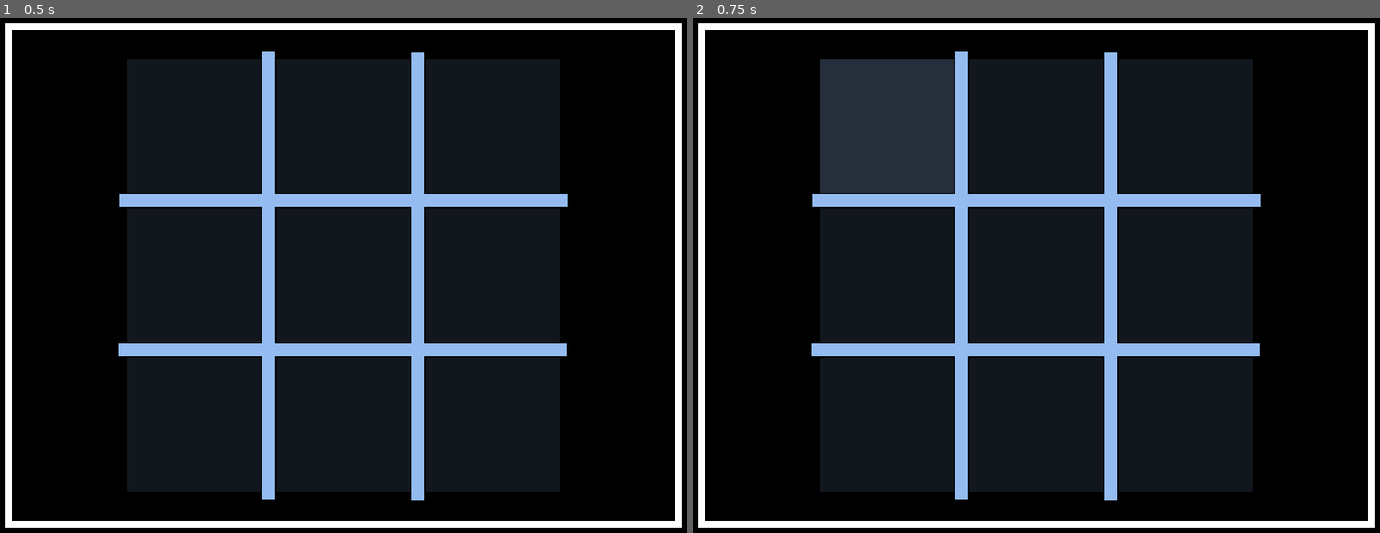
Above: before the commit, frames 1-2 (left to right).
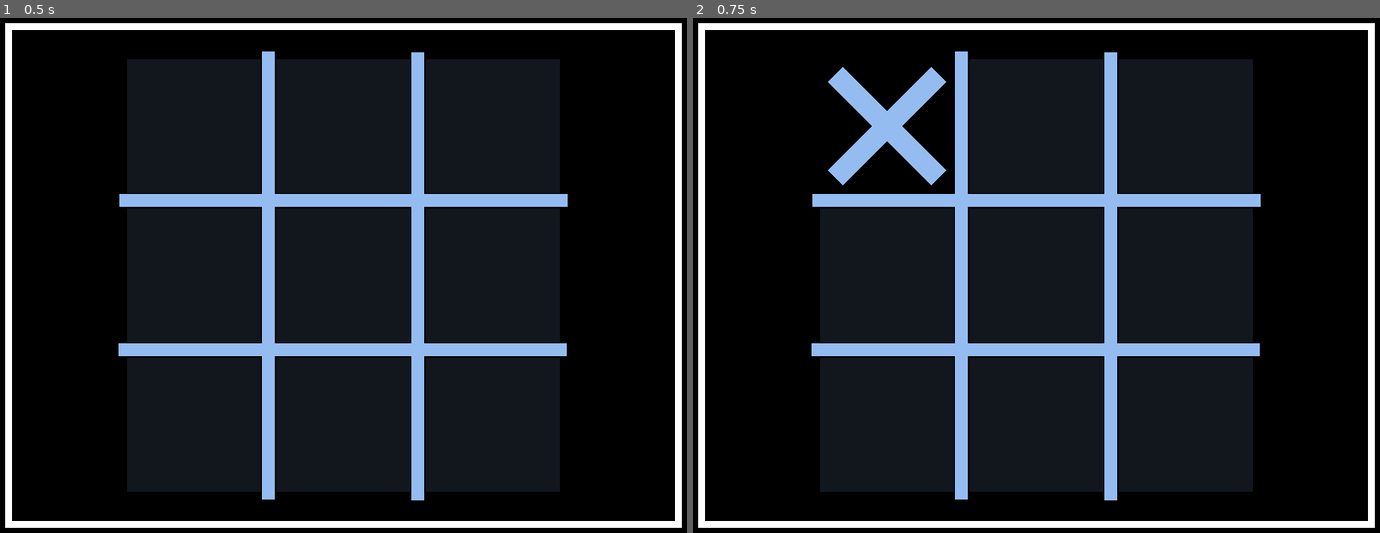
Above: after the commit, the same moments.

Repository: joshuafolkken/tic-tac-toe
Game: Godot game, scene res://scenes/main.tscn
The game is run twice, just before and just after one commit, with the same random seed, the same clock (stepped at 60 frames per second) and the same inputs.
Inputs (mouse positions are in pixels of both pictures, inside the frame that each line leads up to):
- Up to frame 1 (0.5 s): no input
- Up to frame 2 (0.75 s): click (885, 126) at 0.52 s

Frame 1 is identical in both runs. In frame 2, 5.1% of the frame differs, in the area x 18-38%, y 8-34%.

Commit message:
Alternately #48

Diff:
--- a/scenes/cell_button_2d.tscn
+++ b/scenes/cell_button_2d.tscn
@@ -1,13 +1,24 @@
-[gd_scene load_steps=4 format=3 uid="uid://cyj6tu264upor"]
+[gd_scene load_steps=6 format=3 uid="uid://cyj6tu264upor"]
 
 [ext_resource type="Script" path="res://src/cell_button_2d.gd" id="1_iwntk"]
 [ext_resource type="PackedScene" uid="uid://vp62gro2lhae" path="res://scenes/cell_button.tscn" id="1_x6uef"]
 [ext_resource type="AudioStream" uid="uid://bcj3tjv4uk1ei" path="res://assets/sounds/sonar-ping-95840.mp3" id="3_wfhta"]
+[ext_resource type="PackedScene" uid="uid://c6m15et87wo6l" path="res://scenes/cross.tscn" id="4_ttls7"]
+[ext_resource type="PackedScene" uid="uid://dtlfjw3cxon5k" path="res://scenes/circle.tscn" id="5_0xgfp"]
 
 [node name="CellButton2D" type="Node2D"]
 script = ExtResource("1_iwntk")
 
 [node name="CellButton" parent="." instance=ExtResource("1_x6uef")]
+offset_left = -78.0
+offset_top = -78.0
+offset_right = 78.0
+offset_bottom = 78.0
 
 [node name="ClickSound" type="AudioStreamPlayer2D" parent="."]
 stream = ExtResource("3_wfhta")
+
+[node name="Cross" parent="." instance=ExtResource("4_ttls7")]
+visible = false
+
+[node name="Circle" parent="." instance=ExtResource("5_0xgfp")]
--- a/scenes/circle.tscn
+++ b/scenes/circle.tscn
@@ -3,6 +3,4 @@
 [ext_resource type="Script" path="res://src/circle.gd" id="1_x55gd"]
 
 [node name="Circle" type="Node2D"]
-visible = false
-position = Vector2(400, 300)
 script = ExtResource("1_x55gd")
--- a/scenes/cross.tscn
+++ b/scenes/cross.tscn
@@ -3,7 +3,6 @@
 [ext_resource type="PackedScene" uid="uid://jfsrs3xywxn1" path="res://scenes/cross_line.tscn" id="1_6xqh6"]
 
 [node name="Cross" type="Node2D"]
-position = Vector2(400, 300)
 
 [node name="CrossLine" parent="." instance=ExtResource("1_6xqh6")]
 
--- a/scenes/main.tscn
+++ b/scenes/main.tscn
@@ -1,9 +1,7 @@
-[gd_scene load_steps=6 format=3 uid="uid://cuvea3u35e65l"]
+[gd_scene load_steps=4 format=3 uid="uid://cuvea3u35e65l"]
 
 [ext_resource type="PackedScene" uid="uid://dmryi85504aks" path="res://scenes/board.tscn" id="1_ck7lo"]
 [ext_resource type="Script" path="res://src/main.gd" id="1_oobpf"]
-[ext_resource type="PackedScene" uid="uid://dtlfjw3cxon5k" path="res://scenes/circle.tscn" id="2_3f3yw"]
-[ext_resource type="PackedScene" uid="uid://c6m15et87wo6l" path="res://scenes/cross.tscn" id="3_dxbgj"]
 [ext_resource type="PackedScene" uid="uid://dxenlckbrd3fb" path="res://scenes/cells.tscn" id="4_yfwbp"]
 
 [node name="Main" type="Node"]
@@ -18,10 +16,5 @@
 [node name="Board" parent="." instance=ExtResource("1_ck7lo")]
 position = Vector2(400, 300)
 
-[node name="Circle" parent="." instance=ExtResource("2_3f3yw")]
-
-[node name="Cross" parent="." instance=ExtResource("3_dxbgj")]
-visible = false
-
 [node name="Cells" parent="." instance=ExtResource("4_yfwbp")]
-position = Vector2(148, 48)
+position = Vector2(226, 126)
--- a/src/cell_button_2d.gd
+++ b/src/cell_button_2d.gd
@@ -1,17 +1,30 @@
 class_name CellButton2D
 extends Node2D
+
+signal button_clicked(row_index: int, col_index: int)
 
 @export var button_index := 0
 
 @onready var cell_button: Button = $CellButton
 @onready var click_sound: AudioStreamPlayer2D = $ClickSound
-
-signal button_clicked(row_index: int, col_index: int)
+@onready var cross: Node2D = $Cross
+@onready var circle: Node2D = $Circle
 
 
 # Called when the node enters the scene tree for the first time.
 func _ready() -> void:
+	_show_mark()
 	cell_button.pressed.connect(_on_button_pressed)
+
+
+func _show_mark(status := 0) -> void:
+	var is_cross_visible = status == 1
+	var is_circle_visible = status == 2
+
+	cross.visible = is_cross_visible
+	circle.visible = is_circle_visible
+
+	cell_button.visible = status == 0
 
 
 func _on_button_pressed() -> void:
@@ -19,10 +32,14 @@
 	var line_index = cell_line.line_index
 
 	#print("cell_line_index: %d, button_index: %d" % [line_index, button_index])
+	click_sound.play()
 	button_clicked.emit(line_index, button_index)
-	click_sound.play()
 
 
 # Called every frame. 'delta' is the elapsed time since the previous frame.
 func _process(_delta: float) -> void:
 	pass
+
+
+func update_status(status: int) -> void:
+	_show_mark(status)
--- a/src/circle.gd
+++ b/src/circle.gd
@@ -1,4 +1,4 @@
-#@tool
+@tool
 extends Node2D
 
 @export var radius := 58.0
--- a/src/main.gd
+++ b/src/main.gd
@@ -6,11 +6,13 @@
 	[0, 0, 0],
 ]
 
+var current_player_id := 0
+
 @onready var cells := $Cells
 
 
-func update_board(row: int, col: int, player: int) -> void:
-	board[row][col] = player
+func update_board(row: int, col: int, player_id: int) -> void:
+	board[row][col] = player_id
 
 
 func get_board(row: int, col: int) -> int:
@@ -23,15 +25,23 @@
 			board[row][col] = 0
 
 
-func _on_button_clicked(row_index: int, col_index: int) -> void:
-	print("button pressed: row: %d, col: %d" % [row_index, col_index])
+func _on_button_clicked(row_index: int, col_index: int, cell_button_2d: CellButton2D) -> void:
+	# print("button pressed: row: %d, col: %d" % [row_index, col_index])
+
+	var status := current_player_id + 1
+	update_board(row_index, col_index, status)
+	cell_button_2d.update_status(status)
+
+	current_player_id = (current_player_id + 1) % 2
+
+	# print(board)
 
 
 # Called when the node enters the scene tree for the first time.
 func _ready() -> void:
 	for cell_line: CellLine in cells.get_children():
 		for cell_button_2d: CellButton2D in cell_line.get_children():
-			cell_button_2d.button_clicked.connect(_on_button_clicked)
+			cell_button_2d.button_clicked.connect(_on_button_clicked.bind(cell_button_2d))
 
 
 # Called every frame. 'delta' is the elapsed time since the previous frame.
